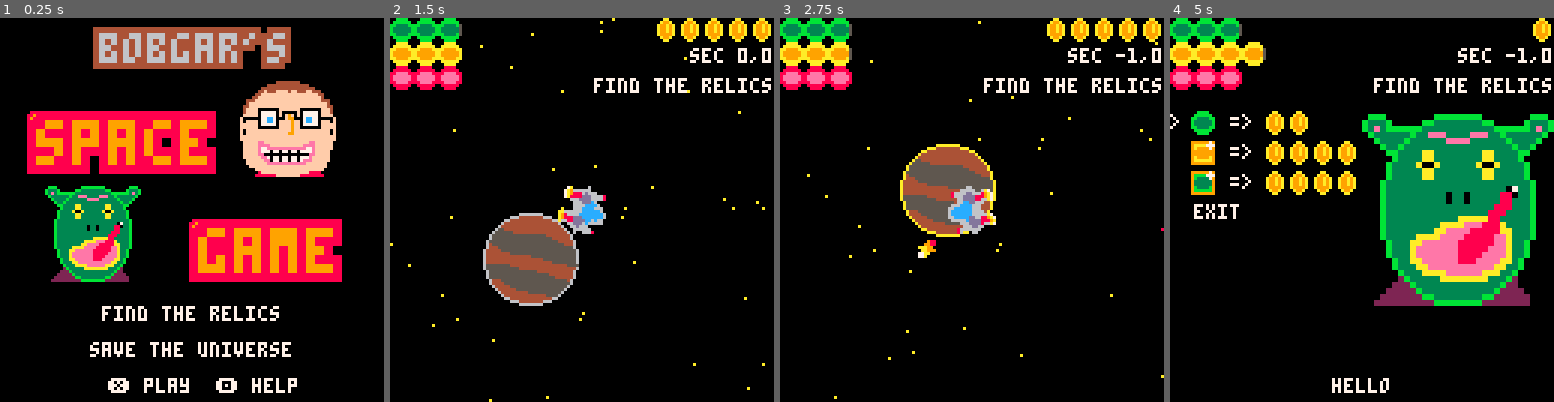
Above: before the commit, frames 1-4 (left to right).
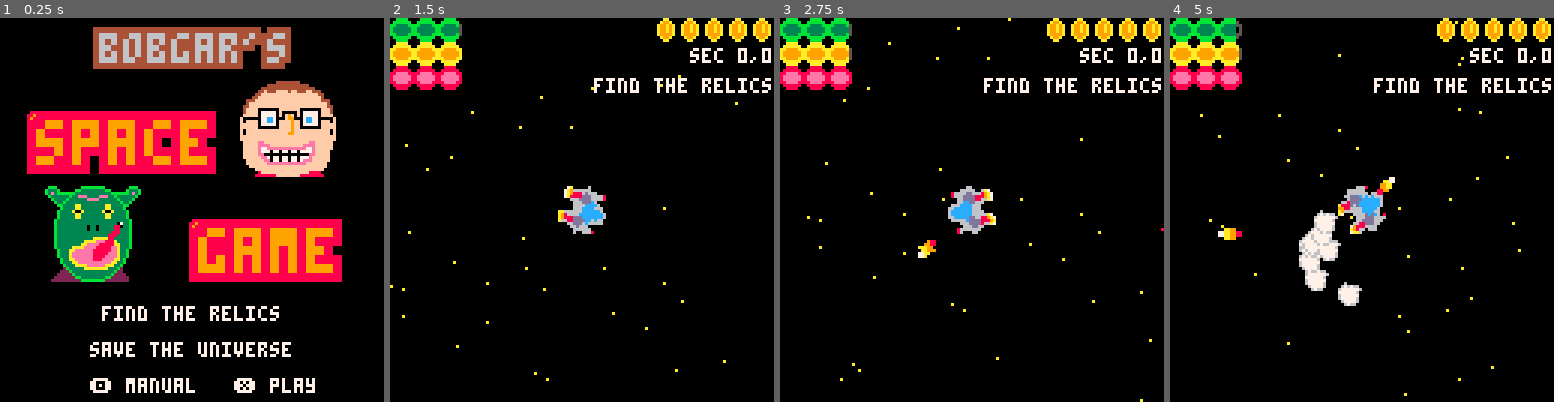
Above: after the commit, the same moments.

Repository: bobgar/pico-jam
Game: PICO-8 cartridge pico-jam.p8
The game is run twice, just before and just after one commit, with the same random seed, the same clock (stepped at 60 frames per second) and the same inputs.
Inputs:
- Up to frame 1 (0.25 s): no input
- Up to frame 2 (1.5 s): tap X (X key) at 0.33, 1.07 s; tap O (Z key) at 0.7 s
- Up to frame 3 (2.75 s): hold Right 1.6-2.1 s; tap O (Z key) at 1.7, 2.1, 2.5 s; tap X (X key) at 1.85 s; hold Up 2.15-2.42 s; hold Right from 2.47 s (still down)
- Up to frame 4 (5 s): tap O (Z key) every 0.4 s from 2.9 to 4.9 s; tap X (X key) at 2.97, 4.08 s; release Right at 3.03 s; hold Left 3.08-3.58 s; hold Down 3.63-3.97 s; hold Right 4.02-4.68 s; hold Up from 4.73 s (still down)

The runs differ from the first frame. In frame 1, 1.1% of the frame differs, in the area x 23-83%, y 93-98%; in frame 2, 5.2%; in frame 3, 4.4%; in frame 4, 27%, in the area x 0-100%, y 0-99%.

Commit message:
Help screens (probably) done.  Several other small fixes

Diff:
--- a/cheats.lua
+++ b/cheats.lua
@@ -12,7 +12,7 @@
     add(cheatcodes, {⬆️,⬇️,🅾️,❎})
     add(cheatcodes, {⬇️,⬇️,🅾️,⬇️,⬇️,❎})
     add(cheatcodes, {⬆️,⬆️,🅾️,⬆️,⬆️,❎})
-    add(cheatcodes, {➡️,➡️,➡️,➡️,➡️,➡️,➡️,➡️})
+    add(cheatcodes, {➡️,➡️,➡️,➡️,➡️,➡️,➡️,➡️,➡️,➡️,➡️,➡️})
     add(cheatcodes, {⬅️,🅾️,➡️,➡️,🅾️,⬅️,❎})
 
     for i=1,#cheatcodes do
@@ -25,12 +25,12 @@
     for i=1,#cheatcodes do
         --printh("cheat " .. cheatnames[i] .. "  progress " .. codeprogress[i])
         if btnp( cheatcodes[i][codeprogress[i]] ) then
-            codeprogress[i] += 1
             --printh("cheat " .. cheatnames[i] .. "  progress " .. codeprogress[i] .. "  length " .. #(cheatcodes[i][codeprogress[i]]) )
             if codeprogress[i] == #(cheatcodes[i]) then
                 activecheats[cheatnames[i]] = true
                 sfx(16)
             end
+            codeprogress[i] += 1
         elseif anybuttonpressed() then codeprogress[i] = 1 end
     end
 end
--- a/helpscreen.lua
+++ b/helpscreen.lua
@@ -1,8 +1,10 @@
 function helpinit()
     _update = helpupdate
     _draw = helpdraw
-    pages = {page1, page2}
+    pages = {page1, page2, page3, page4, page5, page6, page7}
+    printh(#pages)
     curpageidx = 1
+    defaulthelptextcolor = 2
 end
 
 function helpupdate()
@@ -14,33 +16,42 @@
 end
 
 function helpdraw()
-    cls()
+    cls(7)
+    color(4)
+    rectfill(128-curpageidx ,0,128,128)
+    pset(128-curpageidx-1, 0)
+    pset(128-curpageidx-2, 0)
+    pset(128-curpageidx-1, 1)
+    pset(128-curpageidx-1, 128)
+    pset(128-curpageidx-2, 128)
+    pset(128-curpageidx-1, 127)
+    color(defaulthelptextcolor)
     pages[curpageidx]()
     printcentered("⬅️ page " .. curpageidx .. " / " .. #pages .. " ➡️", 112)
     printcentered("❎🅾️ leave", 120)
 end
 
 function page1()
-    print("⬅️➡️ rotate ship",2, 8)
-    print("⬆️⬇️ thrust",2, 16)
-    print("❎   fire",2, 24)
-    print("🅾️   interact",2, 32)
+    print("  ⬅️➡️  rotate ship",2, 8)
+    print("  ⬆️⬇️  thrust",2, 16)
+    print("  ❎    fire",2, 24)
+    print("  🅾️    interact",2, 32)
 
-    spr(49, 1, 38) print("     space money", 2, 40)
-    spr(32, 1, 46) print("     food", 2, 48)
-    spr(33, 1, 54) print("     fuel", 2, 56)
-    spr(34, 1, 62) print("     health", 2, 64)
-    spr(32, 1, 70) spr(50, 1, 70) print("     food upgrade", 2, 72)
-    spr(33, 1, 78) spr(50, 1, 78) print("     fuel upgrade", 2, 80)
-    spr(34, 1, 86) spr(50, 1, 86) print("     health upgrade", 2, 88)
+    spr(49, 10, 38) print("        space money", 2, 40)
+    spr(32, 10, 46) print("        food", 2, 48)
+    spr(33, 10, 54) print("        fuel", 2, 56)
+    spr(34, 10, 62) print("        health", 2, 64)
+    spr(32, 10, 70) spr(50, 10, 70) print("        food upgrade", 2, 72)
+    spr(33, 10, 78) spr(50, 10, 78) print("        fuel upgrade", 2, 80)
+    spr(34, 10, 86) spr(50, 10, 86) print("        health upgrade", 2, 88)
 end
 
 function page2()
-    spr(64, 2, 12,2,2) spr(66, 26, 12,2,2) spr(96, 50, 12,2,2) print("iron  gold diamond", 2, 2) color(6) print("asteroids", 80, 16) color(7)
+    spr(64, 2, 12,2,2) spr(66, 26, 12,2,2) spr(96, 50, 12,2,2) print("iron  gold diamond", 2, 2) color(5) print("asteroids", 80, 16) color(defaulthelptextcolor)
 
     local refy = 35
     print("bandit", 2, refy) print("relic guard", 36, refy)
-    spr(140, 5, refy+10,2,2) spr(158, 23, refy+10, 1, 1)  spr(138, 50, refy+10,2,2) spr(142, 68, refy+10, 1, 1)  color(8) print("enemies", 80,refy+14) color(7)
+    spr(140, 5, refy+10,2,2) spr(158, 23, refy+10, 1, 1)  spr(138, 50, refy+10,2,2) spr(142, 68, refy+10, 1, 1)  color(8) print("enemies", 80,refy+14) color(defaulthelptextcolor)
 
     refy = 68
     print("human", 2, refy) print("lizard", 26, refy) print("owl", 60, refy)
@@ -52,7 +63,50 @@
 
     local temploc = sslocfromid(11)
     sspr(temploc.x, temploc.y,32,32,58,refy + 10, 16,16)
-    color(11) print("planets", 80,refy+14) color(7)
+    color(11) print("planets", 80,refy+14) color(defaulthelptextcolor)
+end
+
+function page3()
+    printcentered("story", 6)
+    print("in ancient times the owlonians\nruled the galaxy.\n\nThey built a device of great\npower that in the hands of \ngood could protect the galaxy\nfrom destruction.\n\nIn the wrong hads, it could\ncause destruction so they hid\nits location with four mystic\nrelics.\n\nIt is guarded by powerful\nbeings to keep it safe.\n", 4, 16)
+end
+
+function page4()
+    local temploc = sslocfromid(68)
+    rectfill(6, 6, 74,74, 1)
+    sspr(temploc.x, temploc.y,32,32,8, 8, 64,64)
+    color(defaulthelptextcolor)
+    print("humans", 78, 8)
+    print("Helpful but naive", 6, 80)
+    print("always trades", 6, 90) spr(32, 60, 88) spr(33, 70, 88) spr(34, 80, 88)
+    print("costs 1-3", 6, 100) spr(49, 42, 98)
+end
+
+function page5()
+    local temploc = sslocfromid(72)
+    rectfill(6, 6, 74,74, 1)
+    sspr(temploc.x, temploc.y,32,32,8, 8, 64,64)
+    color(defaulthelptextcolor)
+    print("lizamon", 78, 8)
+    print("expert traders", 6, 80)
+    print("always trades", 6, 90) spr(32, 60, 88)
+    print("sometimes trades", 6, 100) spr(33, 70, 98) spr(32, 80, 98) spr(50, 80, 98) spr(33, 90, 98) spr(50, 90, 98)
+end
+
+function page6()
+    local temploc = sslocfromid(76)
+    rectfill(6, 6, 74,74, 1)
+    sspr(temploc.x, temploc.y,32,32,8, 8, 64,64)
+    color(defaulthelptextcolor)
+    print("owlarian", 78, 8)
+    print("mystic artificers", 6, 80)
+    print("always trades", 6, 90) spr(34, 60, 88)
+    print("sometimes trades", 6, 100) spr(33, 70, 98) spr(34, 80, 98) spr(50, 80, 98) spr(33, 90, 98) spr(50, 90, 98)
+end
+
+function page7()
+    printcentered("strategy", 6)
+    print("there are more planets toward\nsector 0,0\n\nowls and sometimes lizards\nknow the location of relics\n\nbandits are more common\nfar from sector 0,0\n\n⬆️⬆️🅾️⬆️⬆️❎ to enable mouse\n\nbobgar.com is the place\nfor all your bobgar needs", 4, 16)
 end
 
 function anybuttonpressed()
--- a/space.lua
+++ b/space.lua
@@ -1,11 +1,11 @@
 function spaceinit()
   _update = updatespace
   _draw = drawspace
-  inittimeforseeds = flr((stat(85) + stat(84) + stat(83)*0.001*60*60 + stat(82)*0.001*60*60*24))-- * stat(81)
+  inittimeforseeds = (stat(85)*0.001 + stat(84)*0.001*60 + stat(83)*0.001*60*60 + stat(82)*0.001*60*60*24)-- * stat(81)
   --dbgprintplanetcounts()
   sectorsize = 512
-  halfsectorsize = sectorsize/2
-  location={x=0,y=0,sectorx=0,sectory=0}
+  halfsectorsize = sectorsize/2.0
+  location={x=halfsectorsize,y=halfsectorsize,sectorx=0,sectory=0}
   if cheat("cheat") then
     health = 8
     maxhealth = 8
@@ -482,8 +482,8 @@
       rspr(48,64,64-8+ dirx * 24,64-8 + diry * 24,ar,2)
     end
     if (anomaly.x == location.sectorx and anomaly.y == location.sectory) and activeenemytype("eye") == 0  then
-      local x = sectorsize/2.0 - location.x
-      local y = sectorsize/2.0 - location.y
+      local x = halfsectorsize - location.x
+      local y = halfsectorsize - location.y
       local loc = sslocfromid(136)
       sspr(loc.x, loc.y,16,16,x-16, y-16, 32,32)
       --if debug then pset(x,y,14) end
@@ -504,8 +504,8 @@
 function drawrelic()
   for r in all(relics) do
     if not r.found and r.x == location.sectorx and r.y == location.sectory then
-      x = sectorsize/2 - 16 - location.x
-      y = sectorsize/2 - 16 - location.y
+      x = halfsectorsize - 16 - location.x
+      y = halfsectorsize - 16 - location.y
 
       --if x >= 40 and x <= 72 and y >= 40 and y<=72 then
       mag = vecmag(64 - x, 64 - y)
@@ -519,7 +519,7 @@
       end
 
       --if debug then pset(x,y,14) end
-      --spr(r.sprite, sectorsize/2 - 4 - location.x, sectorsize/2 - 4 - location.y)
+      --spr(r.sprite, halfsectorsize - 4 - location.x, halfsectorsize - 4 - location.y)
     end
   end
 end
@@ -572,18 +572,18 @@
   for r in all(relics) do
     if not r.found and r.x == location.sectorx and r.y == location.sectory then
       if activeenemytype("guardian") == 0 then
-        spawnguardian(sectorsize / 2, sectorsize / 2)
+        spawnguardian(halfsectorsize, halfsectorsize)
       end
     end
   end
 
   if anomaly.x == location.sectorx and anomaly.y == location.sectory then
     while activeenemytype("guardian") < 3 do
-      spawnguardian(sectorsize / 2 + rnd() * 50 - 25, sectorsize / 2.0 + rnd() * 50 - 25)
+      spawnguardian(halfsectorsize + rnd() * 50 - 25, halfsectorsize + rnd() * 50 - 25)
       printh("spawning")
     end
     if activeenemytype("eye") == 0 then
-      spawneye(sectorsize / 2 , sectorsize / 2)
+      spawneye(halfsectorsize , halfsectorsize)
     end
   end
 end
@@ -600,7 +600,7 @@
   local sx = location.sectorx+dsx
   local sy = location.sectory+dsy
   local sd = abs(sx) + abs(sy)
-  printh("seed for sx " .. sx .. " ,sy " .. sy .. " = " .. (sx * 113 + sy * 17 + inittimeforseeds))
+  --printh("seed for sx " .. sx .. " ,sy " .. sy .. " = " .. (sx * 113 + sy * 17 + inittimeforseeds))
   srand(sx * 43 + sy * 47 + inittimeforseeds)
   --generate at most 10 planets
   local planetcount = flr((rnd()*.5+.5) * (1/ (.05 * abs(i) + 1)) * 10)
--- a/splashscreen.lua
+++ b/splashscreen.lua
@@ -5,6 +5,7 @@
 
 function splashscreenupdate()
     updatecheatcode()
+    if(cheat("win")) then winscreeninit() end
 
     if btnp(❎) then
         _update = updatespace
@@ -26,7 +27,7 @@
     color(7)
     printcentered("find the relics", 96)
     printcentered("save the universe", 108)
-    printcentered("❎ play  🅾️ help", 120)
+    printcentered("🅾️ manual   ❎ play", 120)
 end
 
 function _init()
--- a/winscreen.lua
+++ b/winscreen.lua
@@ -3,7 +3,7 @@
     _draw = winscreendraw
     particles = {}
     firecounter = 30
-    cheatnames["win"] = false
+    activecheats["win"] = false
     sfx(13)
 end
 
